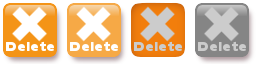
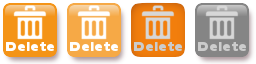
Two versions of the same layered image (256x64). Layer-by-layer changes:
added layer "Layer #3" above "Layer #2" over left=13, top=5, right=239, bottom=40
painted on "Layer #2" over left=11, top=6, right=239, bottom=42
